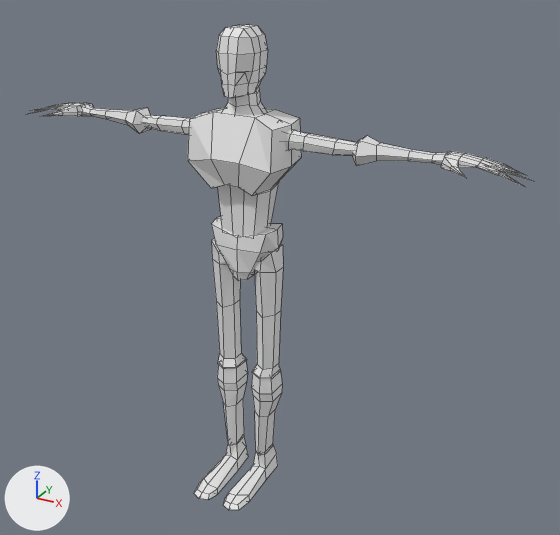
The Blender file game_objects/enemies/unendliche/unendliche.blend as it was, and as the next commit left it.
Before and after are seen from a 50 mm camera at (1.54, -2.53, 2.35) aimed at (0.15, 0.01, 1.08). Every picture has the same lights, and +X, +Y and +Z are marked at lower left. Mesh edges are drawn as thin lines.

The first picture shows 'Cube', 'chest', 'l_foot', 'l_hand', 'l_lower_arm', 'l_lower_leg', 'l_upper_arm', 'l_upper_leg', 'pelvis', 'r_foot', 'r_hand', 'r_lower_arm', 'r_lower_leg', 'r_upper_arm', 'r_upper_leg'.
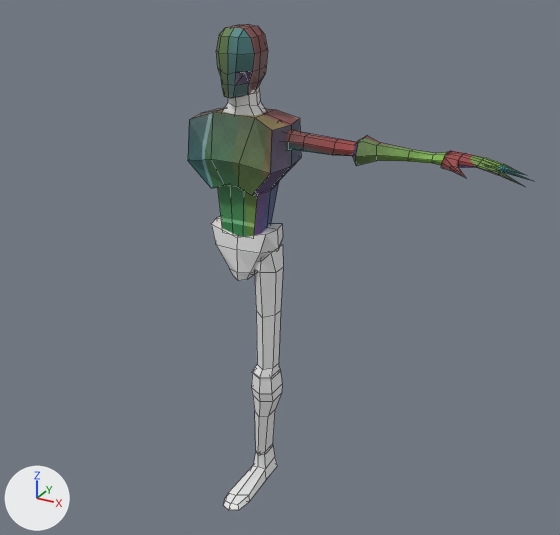
What differs and where, as boxes [x1, y1, x2, y2] in the pictures (560 x 535 px):
'chest', recoloured, surface changed (white to green): [188, 107, 301, 237] in both
'Cube', recoloured, surface changed: [216, 25, 268, 98] in both
'r_upper_leg', deleted: before [211, 239, 247, 368]
'r_lower_leg', deleted: before [217, 361, 247, 445]
'l_lower_arm', recoloured, surface changed (white to green): [353, 136, 448, 166] in both
'r_foot', deleted: before [194, 437, 248, 499]
'l_hand', recoloured, surface changed: [441, 151, 529, 186] in both
'r_lower_arm', deleted: before [81, 105, 151, 134]
'r_upper_arm', deleted: before [143, 115, 191, 135]
'r_hand', deleted: before [29, 103, 93, 117]
part 2 of me_cylinder_002, recoloured (white to brown): [284, 129, 357, 156] in both
part 4 of me_cube_003, surface changed: [441, 151, 532, 186] in both

Edits to the bpy script that builds the scene:
```text
Add mat_upper_arm_m:
    mat_upper_arm_m = principled_material('upper_arm_m')
    mat_upper_arm_m.texture = img_upper_arm_t
Change me_cube:
    where me_cube.from_pydata(...)  # 54 vertices, 52 faces; spans x -0.206..0.206, y -0.148..0.124, z 1.215..1.703
    remove me_cube.materials.append(mat_material)  # white #e7e7e7
    me_cube part 1: texture (UV) coordinates of 52 of 52 faces, centred in x -0.193..0.193, y -0.128..0.116, z 1.215..1.703, changed; they spanned u 0.12..0.88, v 0.0..1.0 and now span u 0.0..0.94, v 0.0..0.94
    add me_cube.materials.append(mat_ribs_m)  # picture img_chest_t
Change me_cylinder_002:
    remove me_cylinder_002.from_pydata(...)  # 40 vertices, 34 faces; spans x 0.149..0.516, y -0.069..0.069, z 1.547..1.683
    add me_cylinder_002.from_pydata(...)  # 42 vertices, 48 faces; spans x 0.119..0.527, y -0.069..0.069, z 1.547..1.683
    me_cylinder_002 part 2: 32 faces spanning x 0.149..0.516, y -0.069..0.069, z 1.547..1.683 switch from no material to mat_upper_arm_m (picture img_upper_arm_t)
Change me_cylinder_003:
    where me_cylinder_003.from_pydata(...)  # 32 vertices, 36 faces; spans x 0.444..0.823, y -0.064..0.064, z 1.565..1.659
    me_cylinder_003 part 3: texture (UV) coordinates of 36 of 36 faces, centred in x 0.472..0.816, y -0.038..0.038, z 1.577..1.651, changed; they spanned u 0.0..1.0, v 0.01..1.0 and now span u 0.02..0.91, v 0.03..0.96
    add me_cylinder_003.materials.append(mat_lower_arm_m)  # picture img_lower_arm_t
Change me_cube_003:
    where me_cube_003.from_pydata(...)  # 77 vertices, 90 faces; spans x 0.796..1.106, y -0.155..0.054, z 1.587..1.648
    me_cube_003 part 4: texture (UV) coordinates of 90 of 90 faces, centred in x 0.798..1.04, y -0.115..0.053, z 1.603..1.647, changed; they spanned u 0.12..0.88, v 0.0..0.96 and now span u 0.01..1.1, v -0.04..1.03
    add me_cube_003.materials.append(mat_hand_m)  # picture img_hand_t
Change me_cube_005:
    where me_cube_005.from_pydata(...)  # 74 vertices, 78 faces; spans x -0.087..0.076, y -0.101..0.102, z 1.764..2.015
    me_cube_005 part 5: texture (UV) coordinates of 78 of 78 faces, centred in x -0.084..0.072, y -0.1..0.092, z 1.768..2.013, changed; they spanned u 0.12..0.88, v 0.0..1.0 and now span u 0.02..0.97, v 0.01..0.87
    add me_cube_005.materials.append(mat_head_m)  # picture img_head_t
Remove ob_r_hand:
    ob_r_hand = bpy.data.objects.new('r_hand', me_cube_006)
Remove ob_r_upper_arm:
    ob_r_upper_arm = bpy.data.objects.new('r_upper_arm', me_cylinder_008)
Remove ob_r_lower_arm:
    ob_r_lower_arm = bpy.data.objects.new('r_lower_arm', me_cylinder_009)
Remove ob_r_upper_leg:
    ob_r_upper_leg = bpy.data.objects.new('r_upper_leg', me_cylinder_010)
Remove ob_r_lower_leg:
    ob_r_lower_leg = bpy.data.objects.new('r_lower_leg', me_cylinder_011)
Remove ob_r_foot:
    ob_r_foot = bpy.data.objects.new('r_foot', me_cube_008)
```
